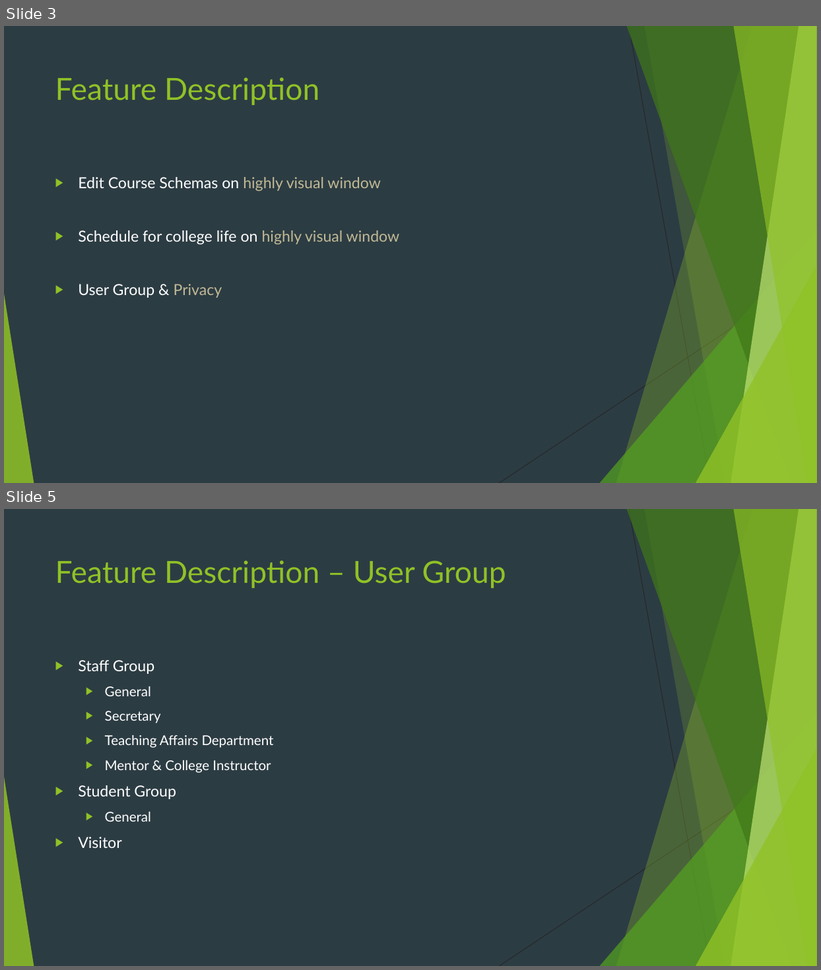
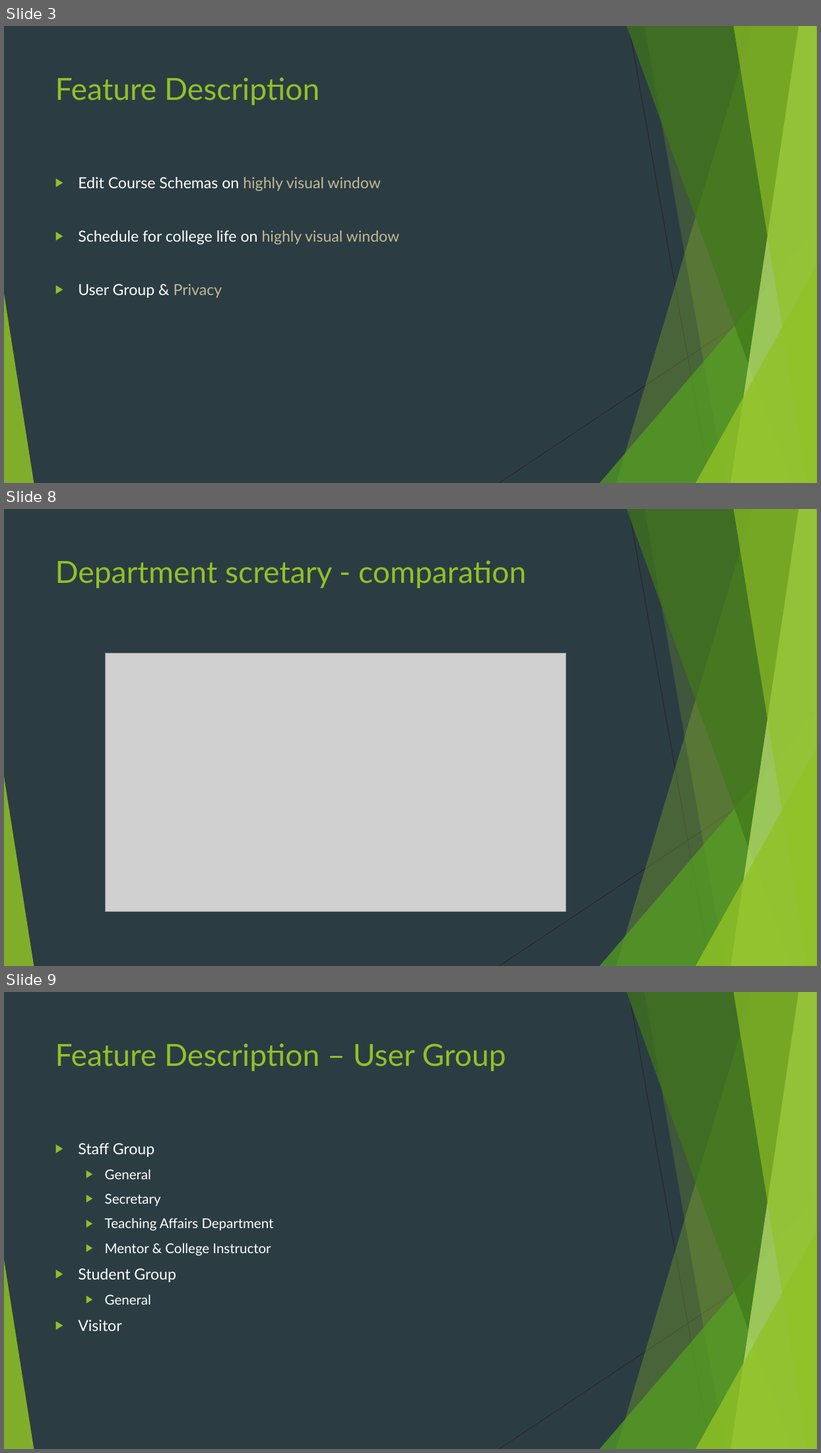
Before and after one commit to WingsUpete/courschemaster, a slide deck: doc/Courschematser.pptx. Shown one above the other, each under a label of ours: slides 3 and 5 before the commit, slides 3, 8 and 9 after it; the slides between them are not shown. The pictures are 821x970 and 821x1453 pixels, drawn with LibreOffice and Linux fonts; fonts in the diff are those of the drawing; grey boxes stand for pictures. Boxes give left, top, right and bottom in pixels: in the first picture for what was removed or moved away, otherwise in the second. Text is boxed around its words. In the diff, an @@ line names an element or a change of style, - is before the commit and + after.

```diff
--- a/doc/Courschematser.pptx
+++ b/doc/Courschematser.pptx
@@ slide 8 added at (x1=4, y1=509, x2=817, y2=966), background #2C3C43; not listed: 10 template elements that a slide beside it also shows @@
@@ title added at (x1=55, y1=560, x2=526, y2=588), 36 pt, text #90C226 @@
+Department scretary - comparation
@@ picture added at (x1=106, y1=653, x2=566, y2=912) @@
@@ what was slide 5 is now slide 9 @@
```
Also in this commit, not shown: 1 slide changed, 4 other slides added, 1 slide removed, 1 other file.
